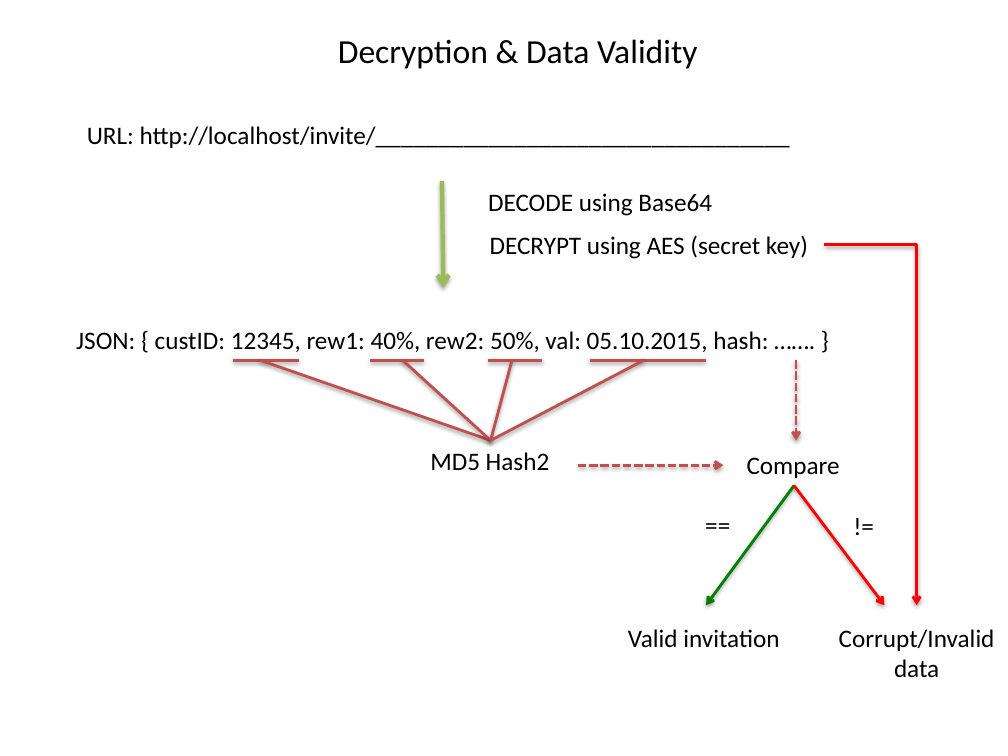
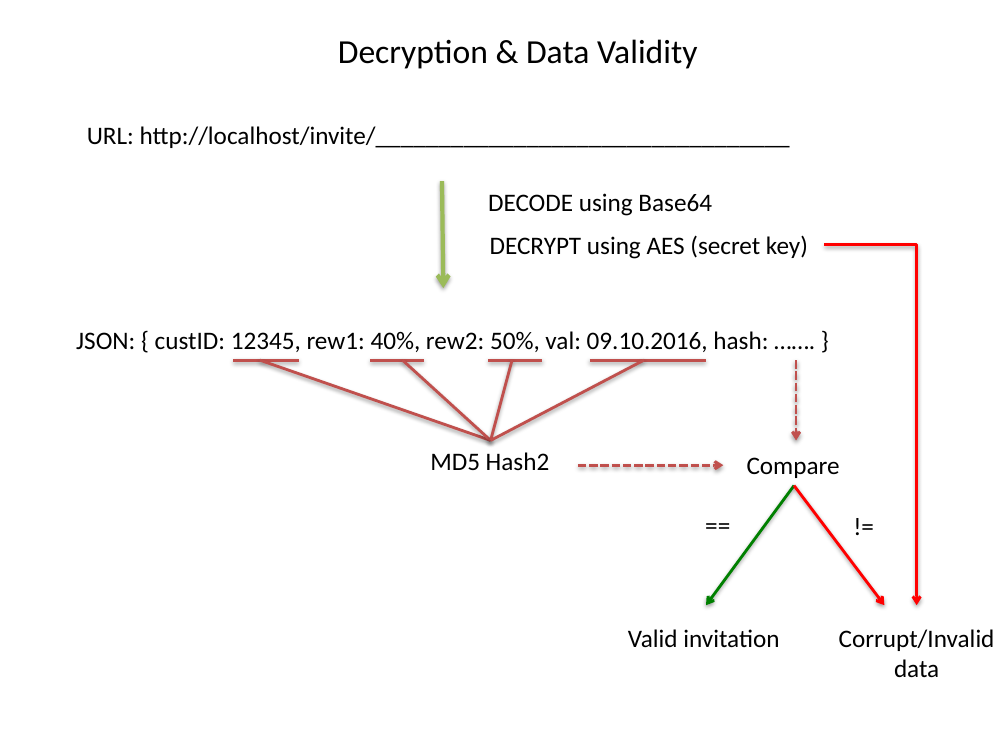
Before and after one commit to andreiafariacarvalho/Newscron, a slide deck: slide 3 of URLInvitationProject.pptx. Drawn at 1008x756 pixels with LibreOffice and Linux fonts; fonts in the diff are those of the drawing. Boxes give left, top, right and bottom in pixels: in the first picture for what was removed or moved away, otherwise in the second. Text is boxed around its words. In the diff, an @@ line names an element or a change of style, - is before the commit and + after.

```diff
--- a/URLInvitationProject.pptx
+++ b/URLInvitationProject.pptx
@@ text at [76,331,768,352]: text changed @@
-JSON: { custID: 12345, rew1: 40%, rew2: 50%, val: 05.10.2015, hash: ……. }
+JSON: { custID: 12345, rew1: 40%, rew2: 50%, val: 09.10.2016, hash: ……. }
```
Also in this commit, not shown: 1 other slide changed, 2 other files.
